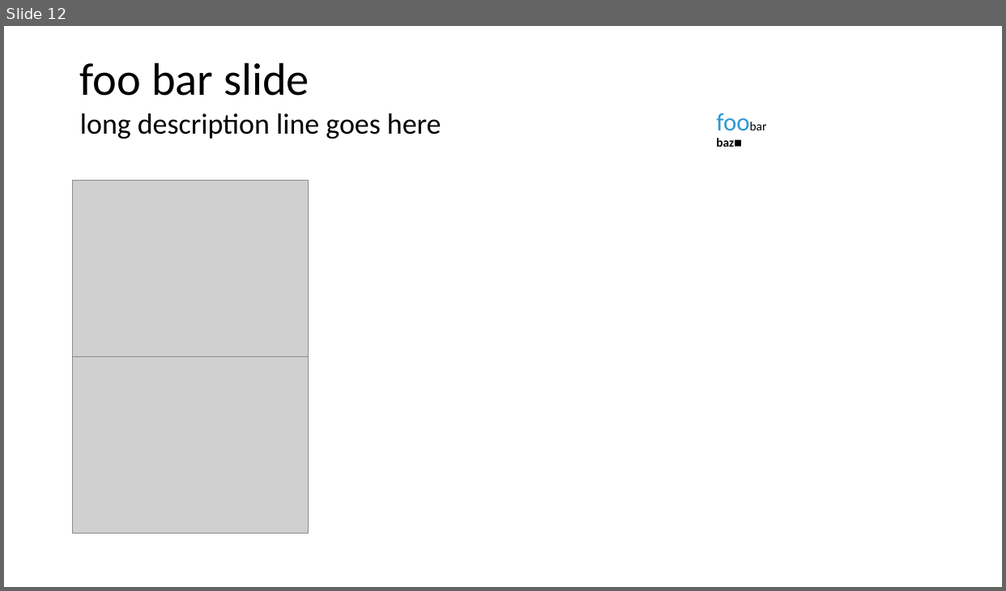
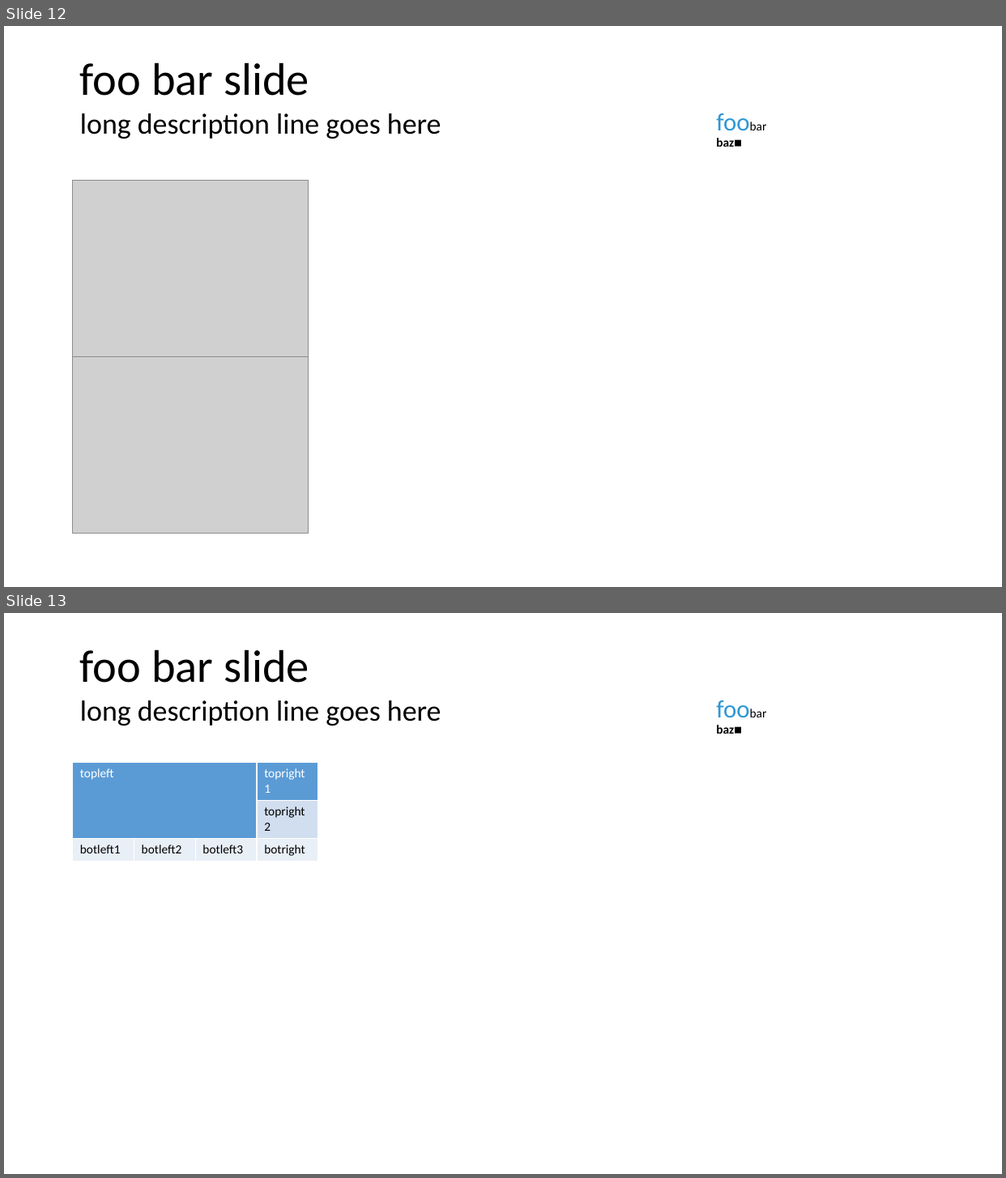
Before and after one commit to isabella232/powerpoint, a slide deck: samples/pptx/sample.pptx. Shown one above the other, each under a label of ours: slide 12 before the commit, slides 12 and 13 after it. The pictures are 1006x591 and 1006x1178 pixels, drawn with LibreOffice and Linux fonts; fonts in the diff are those of the drawing; grey boxes stand for pictures. Boxes give left, top, right and bottom in pixels: in the first picture for what was removed or moved away, otherwise in the second. Text is boxed around its words. In the diff, an @@ line names an element or a change of style, - is before the commit and + after.

```diff
--- a/samples/pptx/sample.pptx
+++ b/samples/pptx/sample.pptx
@@ slide 13 added at [4, 613, 1002, 1174], background #FFFFFF @@
@@ title added at [80, 649, 309, 683], 44 pt, text #000000 @@
+foo bar slide
@@ text added at [80, 700, 441, 726], 28 pt, text #000000 @@
+long description line goes here
@@ text added at [716, 725, 742, 734], 12 pt, text #000000 @@
+foobar
+baz◼
@@ table added at [73, 763, 318, 859], 3 rows, 4 columns @@
+topleft |  |  | topright1
+ |  |  | topright2
+botleft1 | botleft2 | botleft3 | botright
```
Also in this commit, not shown: 6 other files.
